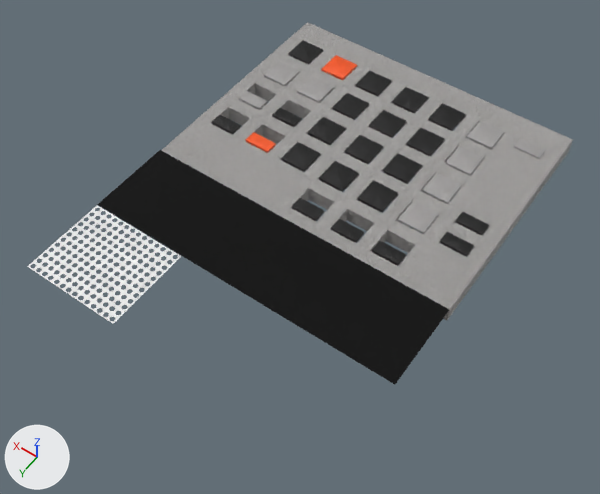
The Blender file 2023_12/Own Projects/KOII_Product_Modeling.blend, before and after one commit.
The view is the same before and after, from a 50 mm camera at (-8.58, 12.6, 17.56) aimed at (-0.16, 0.82, -0.96). The axes (+X, +Y, +Z) are drawn at lower left. The lights are the same throughout.

Objects in the first picture: 'Button.010', 'Button.011', 'Button.012', 'Button.013', 'Button.014', 'Button.015', 'Button.016', 'Button.019', 'Button.025', 'LCD Panel', 'Plane', 'Speaker'.
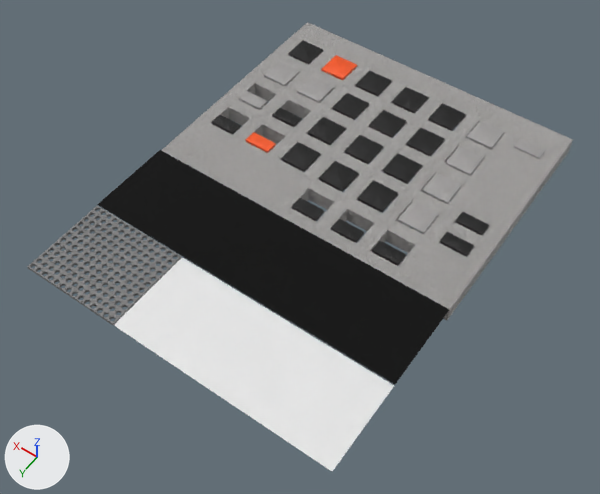
The change, as a list of edits to the scene's bpy script:
```text
Add mat_material:
    mat_material = principled_material('Material')
    mat_material.base_color = (0.179, 0.179, 0.179)  # grey #757575
    mat_material.roughness = 0.492
Change me_plane_032:
    where me_plane_032.from_pydata(...)  # 4 vertices, 1 face; spans x -1.0..1.0, y -1.0..1.0, z 0.0
    add me_plane_032.materials.append(mat_material)  # grey #757575
Add me_plane_033:
    me_plane_033.from_pydata(...)  # 240 vertices, 205 faces; spans x -1.0..1.0, y -1.0..1.0, z 0.0
Change ob_speaker:
    add _m = ob_speaker.modifiers.new('Solidify', 'SOLIDIFY')
    add _m.thickness = 0.07
    add _m = ob_speaker.modifiers.new('Bevel', 'BEVEL')
    add _m.width = 0.3
    add _m.width_pct = 0.3
    add _m.segments = 3
Add ob_plane_001:
    ob_plane_001 = bpy.data.objects.new('Plane.001', me_plane_033)
    ob_plane_001.location = (-1.55, 4.84, 0.01)
    ob_plane_001.scale = (3.29, 1.31, 1.0)
```

Where the change shows, as pixel boxes (x1, y1, x2, y2) in the pictures (600 x 494 px):
'Plane.001', added: after (114, 257, 394, 471)
'Speaker', recoloured, modifiers changed (white to grey): before (27, 205, 181, 324); after (27, 206, 182, 326)
